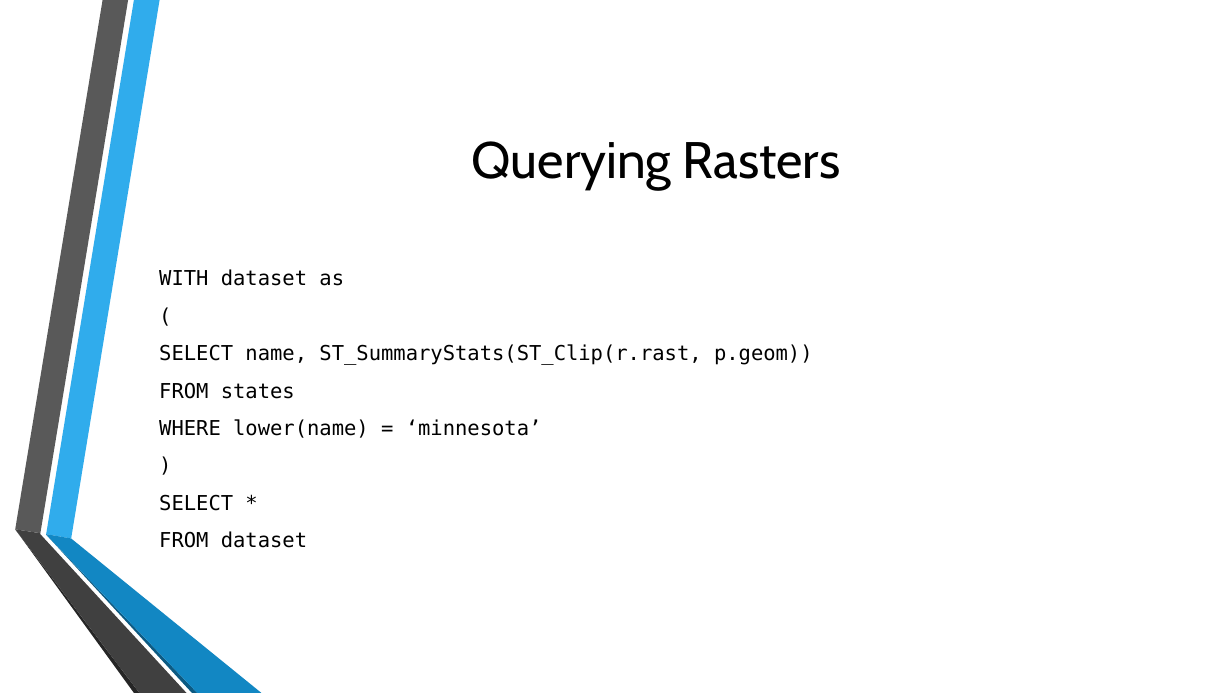
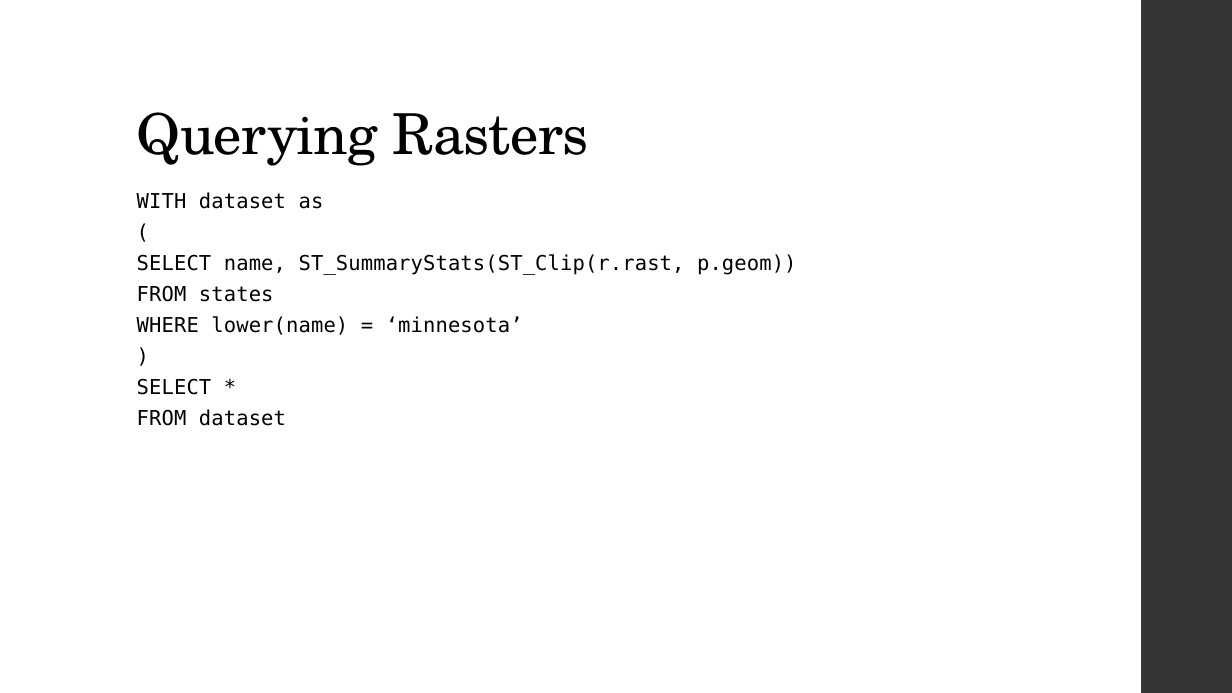
Before and after one commit to MGIS-UMN/GIS5577_week7, a slide deck: slide 8 of PostGIS_Raster.odp. Drawn at 1232x693 pixels with LibreOffice and Linux fonts; fonts in the diff are those of the drawing; background and template pictures are left out. Boxes give left, top, right and bottom in pixels: in the first picture for what was removed or moved away, otherwise in the second. Text is boxed around its words. In the diff, an @@ line names an element or a change of style, - is before the commit and + after.

```diff
--- a/PostGIS_Raster.odp
+++ b/PostGIS_Raster.odp
@@ freeform shape added at [1141,0,1232,693], fill #353537 @@
@@ title "Querying Rasters": place and size @@
-title "Querying Rasters" at [472,141,841,189]
+title "Querying Rasters" at [137,112,588,166]
@@ title "Querying Rasters" at [137,112,588,166]: size 40 to 44 pt, font Cabin to TeX Gyre Schola, letter spacing 0 to -0.5 pt; alignment centre to left; line spacing 1 to 0.9; vertical alignment middle to bottom @@
@@ text "WITH dataset as": place and size @@
-text "WITH dataset as" at [159,269,813,548]
+text "WITH dataset as" at [137,192,797,426]
@@ text "WITH dataset as" at [137,192,797,426]: letter spacing 0 to 0.1 pt; line spacing 1 to 0.95; less space between paragraphs; vertical alignment middle to top @@
@@ group removed at [15,0,262,693]: 6 freeform shapes @@
```
Also in this commit, not shown: 7 other slides changed, 1 other file.
